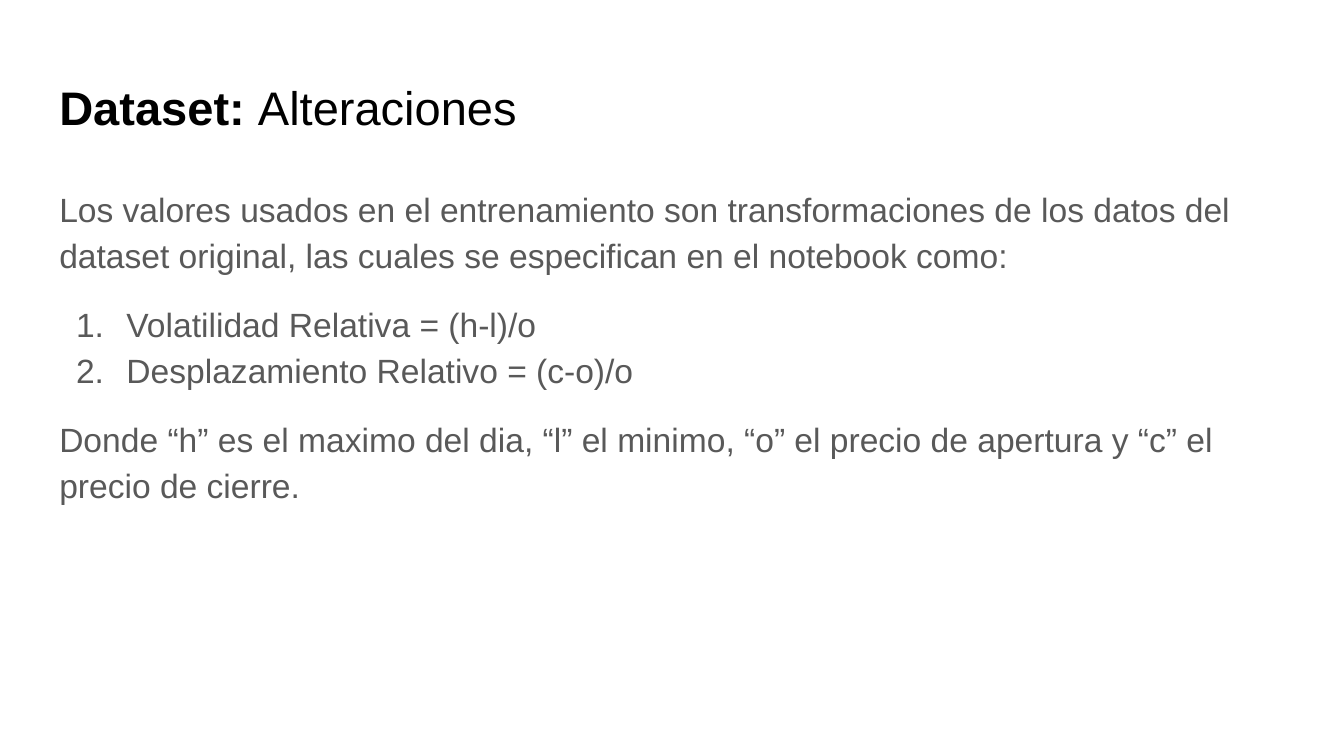
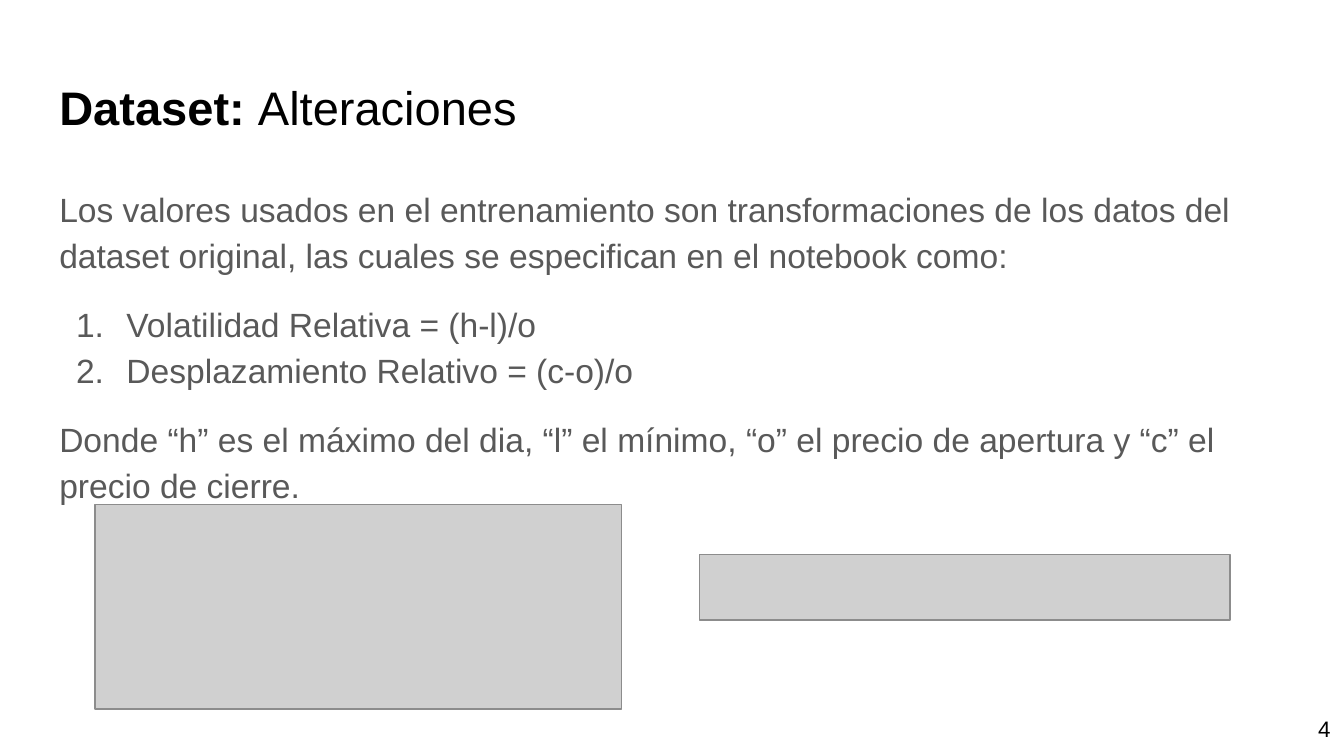
Before and after one commit to Horus19/ProyectoIA, a slide deck: slide 6 of Presentacion.pptx (slide 5 before the commit). Drawn at 1344x756 pixels with LibreOffice and Linux fonts; fonts in the diff are those of the drawing; grey boxes stand for pictures. Boxes give left, top, right and bottom in pixels: in the first picture for what was removed or moved away, otherwise in the second. Text is boxed around its words. In the diff, an @@ line names an element or a change of style, - is before the commit and + after.

```diff
--- a/Presentacion.pptx
+++ b/Presentacion.pptx
@@ text at <box>59,427,1214,505</box>: text changed @@
-Donde “h” es el maximo del dia, “l” el minimo, “o” el precio de apertura y “c” el precio de cierre.
+Donde “h” es el máximo del dia, “l” el mínimo, “o” el precio de apertura y “c” el precio de cierre.
@@ picture added at <box>95,505,622,710</box> @@
@@ picture added at <box>700,555,1231,621</box> @@
@@ text added at <box>1318,721,1330,737</box>, 12 pt, text #000000 @@
+4
```
Also in this commit, not shown: 9 other slides changed, 3 slides added, 9 other files.
